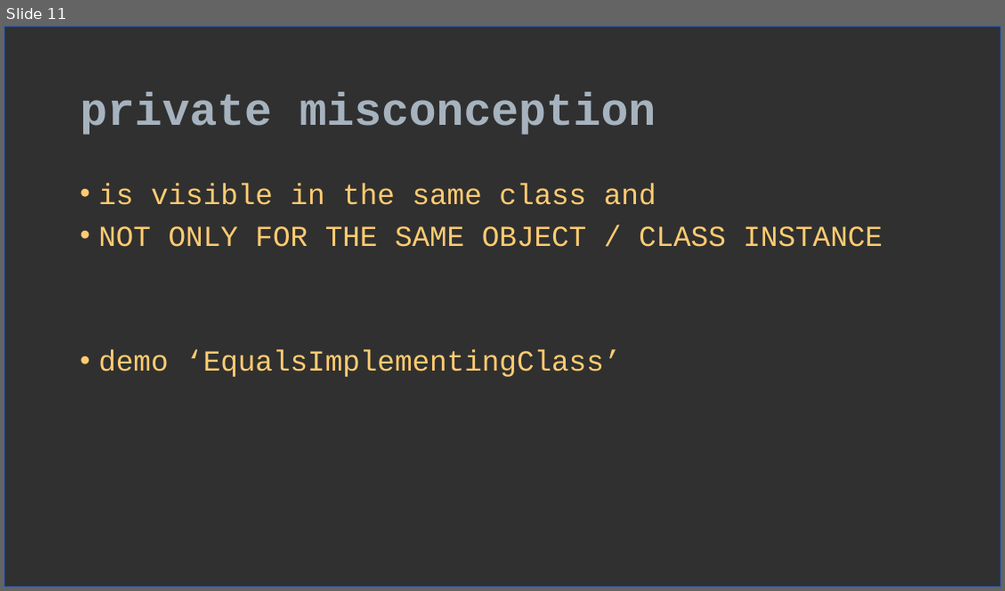
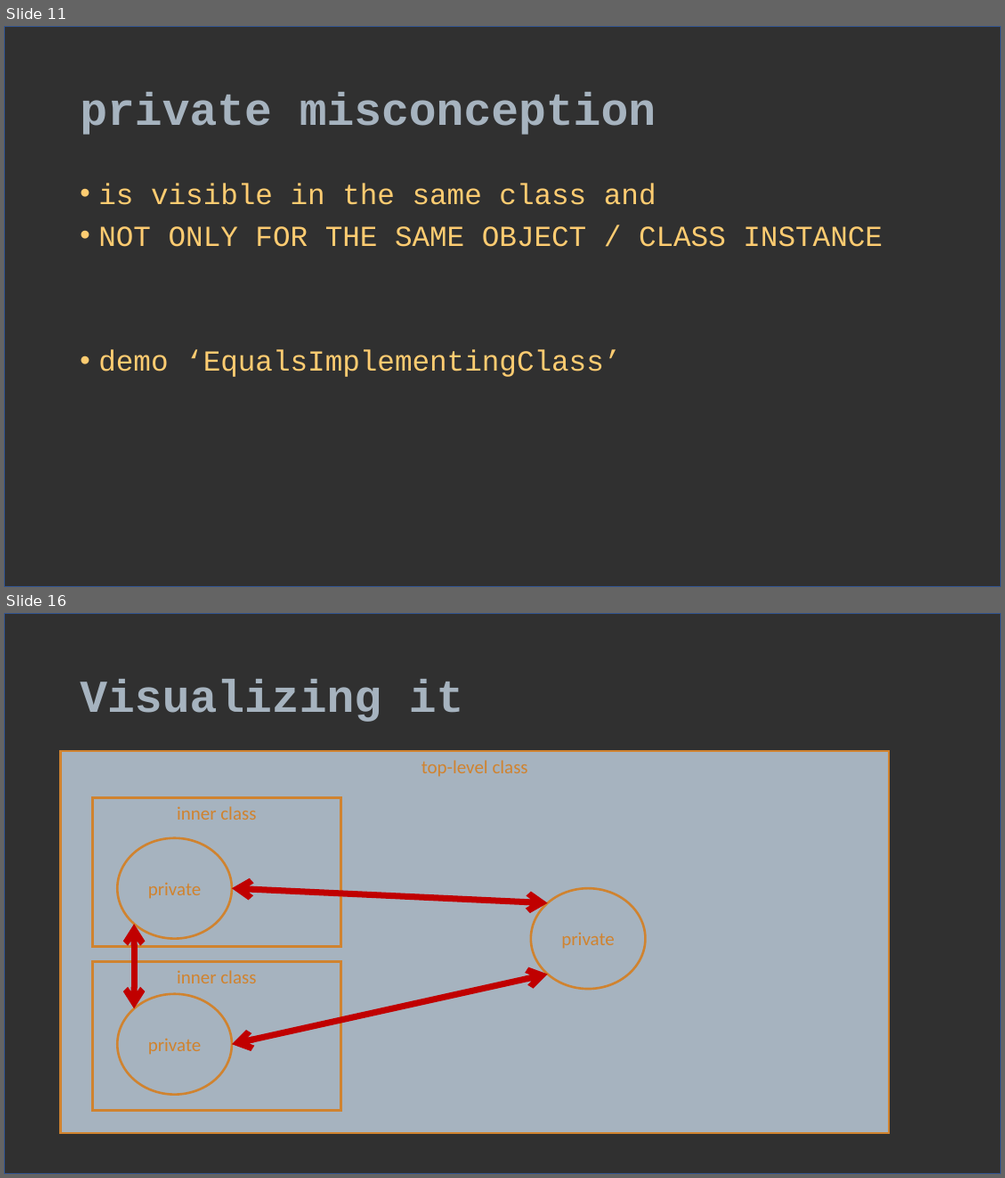
Before and after one commit to verhas/BLOG, a slide deck: access_modifiers/acess_modifiers.pptx. Shown one above the other, each under a label of ours: slide 11 before the commit, slides 11 and 16 after it; the slides between them are not shown. The pictures are 1005x591 and 1005x1178 pixels, drawn with LibreOffice and Linux fonts; fonts in the diff are those of the drawing. Boxes give left, top, right and bottom in pixels: in the first picture for what was removed or moved away, otherwise in the second. Text is boxed around its words. In the diff, an @@ line names an element or a change of style, - is before the commit and + after.

```diff
--- a/access_modifiers/acess_modifiers.pptx
+++ b/access_modifiers/acess_modifiers.pptx
@@ slide 16 added at (4, 613, 1001, 1174), background #404040; not listed: 1 template element that a slide beside it also shows @@
@@ title added at (80, 679, 464, 722), 44 pt, text #A6B3BF, bold @@
+Visualizing it
@@ rectangle added at (61, 751, 890, 1134), fill #A6B3BF, outline #D0832F 2.25 pt, 18 pt, text #D0832F @@
+top-level class
@@ rectangle added at (92, 798, 340, 947), fill #A6B3BF, outline #D0832F 2.25 pt, 18 pt, text #D0832F @@
+inner class
@@ ellipse added at (118, 838, 232, 938), fill #A6B3BF, outline #D0832F 2.25 pt, 18 pt, text #D0832F @@
+private
@@ double arrow added from (232, 888) to (548, 903), #C00000 6 pt @@
@@ ellipse added at (531, 888, 646, 989), fill #A6B3BF, outline #D0832F 2.25 pt, 18 pt, text #D0832F @@
+private
@@ double arrow added from (134, 1008) to (134, 925), #C00000 6 pt @@
@@ rectangle added at (92, 962, 340, 1111), fill #A6B3BF, outline #D0832F 2.25 pt, 18 pt, text #D0832F @@
+inner class
@@ double arrow added from (232, 1044) to (548, 974), #C00000 6 pt @@
@@ ellipse added at (118, 994, 232, 1094), fill #A6B3BF, outline #D0832F 2.25 pt, 18 pt, text #D0832F @@
+private
```
Also in this commit, not shown: 2 slides changed, 10 other slides added.
